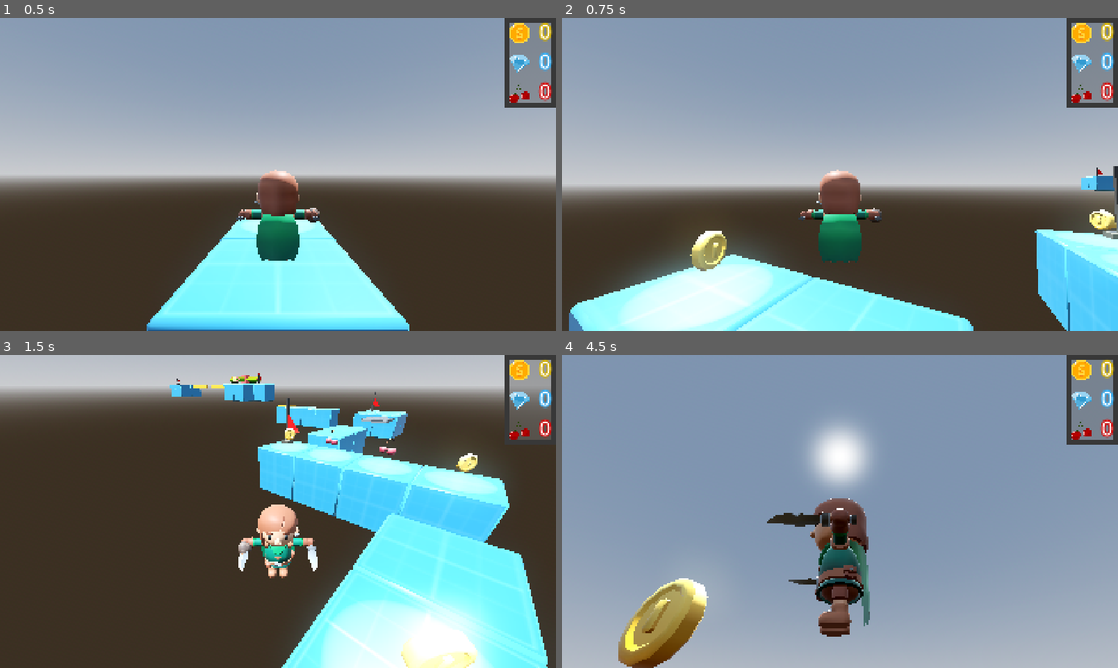
Above: before the commit, frames 1-4 (two rows, left to right).
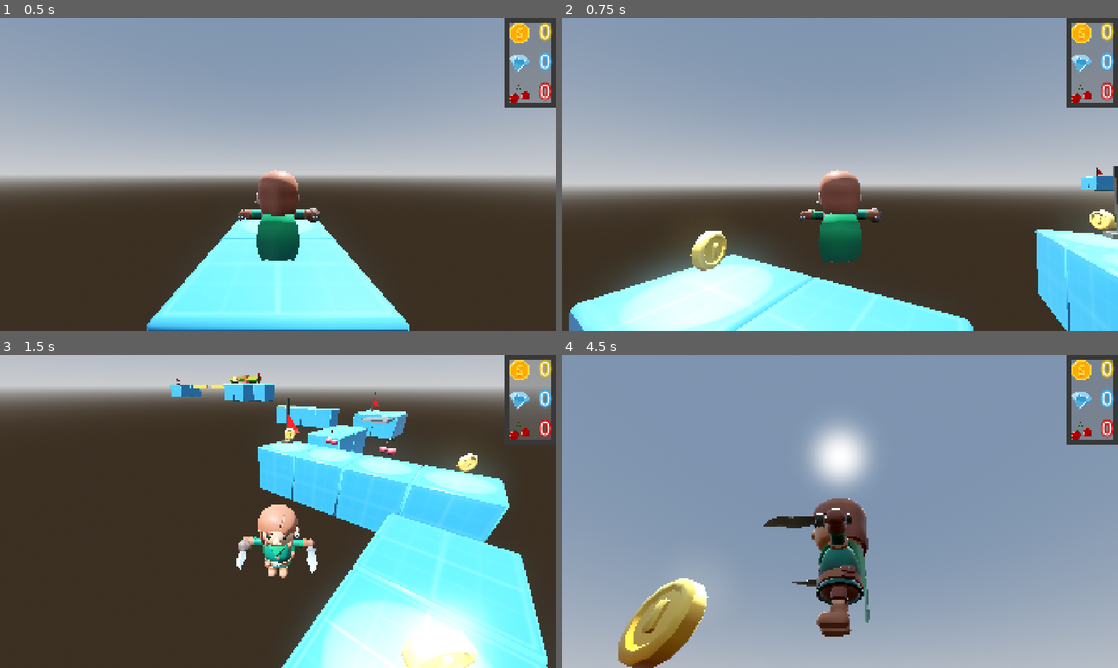
Above: after the commit, the same moments.

Repository: AbsoluteZer0527/My-first-3D-Godot-game
Game: Godot game, scene res://Scenes/game_scene.tscn
Two runs of this game, one before a commit and one after it. Both use one fixed random seed, a clock stepped at 60 frames per second and the inputs below.
Inputs (mouse positions are in pixels of both pictures, inside the frame that each line leads up to):
- Up to frame 1 (0.5 s): no input
- Up to frame 2 (0.75 s): tap Enter (ui_accept) at 0.5 s; move the mouse to (867, 174) at 0.52 s; hold W (forward) from 0.53 s (still down); tap Tab at 0.6 s
- Up to frame 3 (1.5 s): tap Enter (ui_accept) at 0.77 s; move the mouse to (166, 527) at 1.27 s; release W (forward) at 1.28 s; hold S (backward) from 1.28 s (still down); tap Tab at 1.35 s
- Up to frame 4 (4.5 s): tap Enter (ui_accept) at 1.52, 2.75, 3.02, 3.77 s; move the mouse to (851, 505) at 2.02 s; release S (backward) at 2.03 s; hold W (forward) 2.03-4.28 s; tap Tab every 0.75 s from 2.1 to 4.35 s; move the mouse to (812, 574) at 2.77 s; move the mouse to (878, 514) at 3.52 s; move the mouse to (673, 464) at 4.27 s; hold A (left) from 4.28 s (still down)

Frame 1 is identical in both runs. In frame 2, less than 0.1% of the frame differs, in the area x 42-58%, y 60-79%; in frame 3, 0.5%; in frame 4, 0.9%, in the area x 36-56%, y 45-90%.

Commit message:
Use lerp function to make player rotation smoother

Diff:
--- a/First-3D/new-game-project/Scripts/player.gd
+++ b/First-3D/new-game-project/Scripts/player.gd
@@ -9,13 +9,15 @@
 @export var camera: Camera3D
 @export var model: Node3D
 var spawn_position
+var target_angle: float = PI
 
 func _process(delta: float) -> void:
 	var camera_angle = camera.global_rotation.y
 	var input_dir := Input.get_vector("left", "right", "forward", "backward")
 	var input_angle = atan2(input_dir.x, input_dir.y)
 	if input_dir != Vector2.ZERO:
-		model.global_rotation.y = camera_angle + input_angle
+		target_angle = camera_angle + input_angle
+	model.global_rotation.y = lerp_angle(model.global_rotation.y, target_angle, delta* 15)
 func _ready() -> void:
 	#keep track of player instance and make sure only one player exist.
 	if instance == null:
